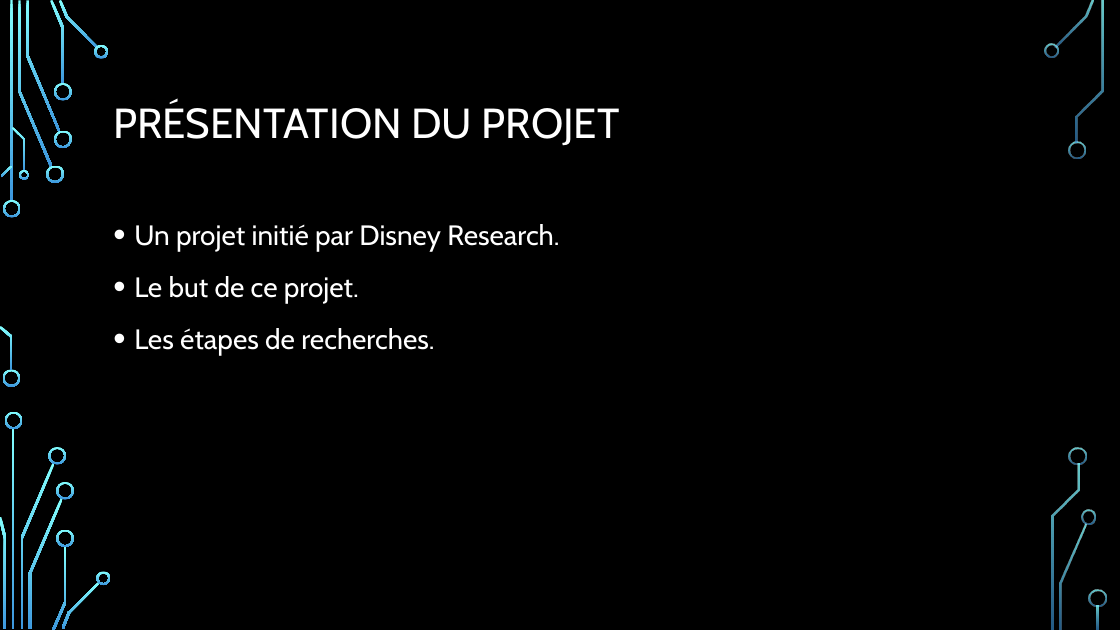
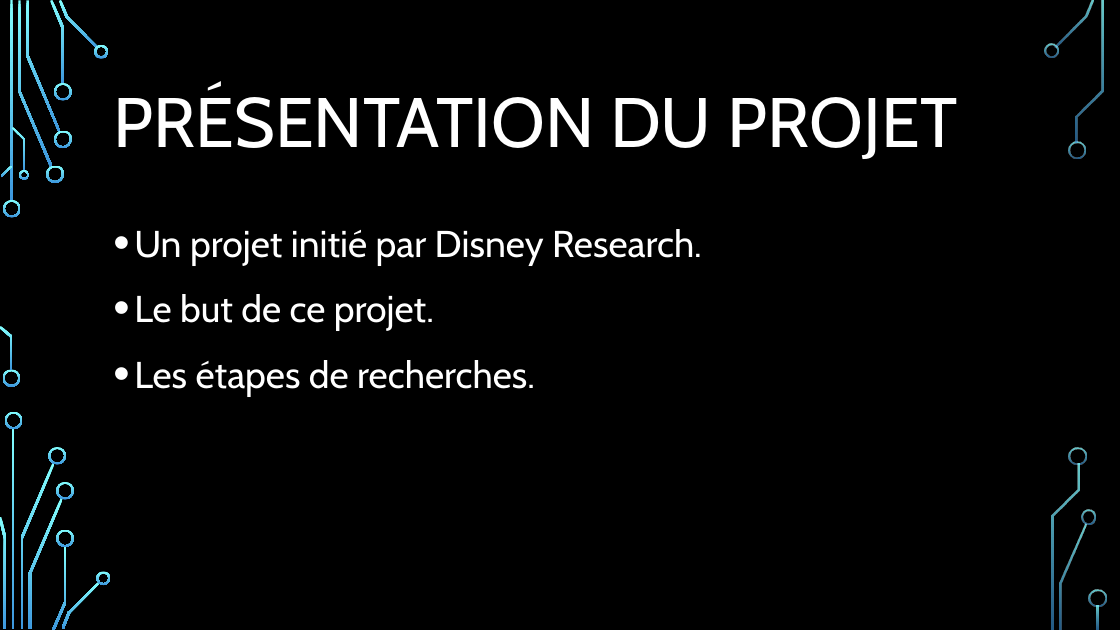
Before and after one commit to AE-L/Projet-SmartPatate, a slide deck: slide 2 of Projet smart-patate.pptx. Drawn at 1120x630 pixels with LibreOffice and Linux fonts; fonts in the diff are those of the drawing; background and template pictures are left out. Boxes give left, top, right and bottom in pixels: in the first picture for what was removed or moved away, otherwise in the second. Text is boxed around its words. In the diff, an @@ line names an element or a change of style, - is before the commit and + after.

```diff
--- a/Projet smart-patate.pptx
+++ b/Projet smart-patate.pptx
@@ title "PRÉSENTATION DU PROJET" at (113, 88, 957, 159): size 36 to 60 pt @@
@@ text "Un projet initié par Disney ..." at (134, 229, 702, 396): size 24 to 32 pt @@
```
Also in this commit, not shown: 4 other slides changed, 1 slide added, 1 other file.
